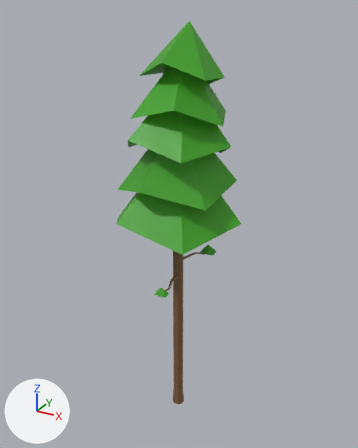
Renders of the Blender file Blenderfiles/Pinienbaum.blend from each side of a commit.
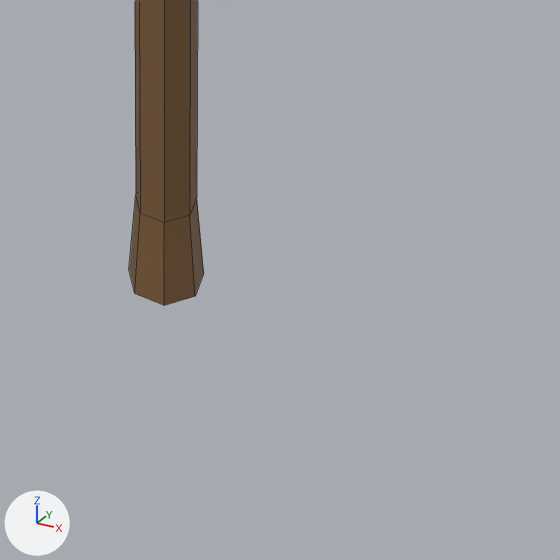
There are two pictures of each version: one whole from a 50 mm lens placed at (1.066, -1.917, 1.464), pointed at (-0.007, 0.033, 0.489), one close up on the part from 43% to 66% of the width and 80% to 99% of the height. Arrows for +X, +Y and +Z are at lower left; the lights stay in place. The close-ups show mesh edges as thin lines.

Names of what the first close-up shows: 'Tree_02'.
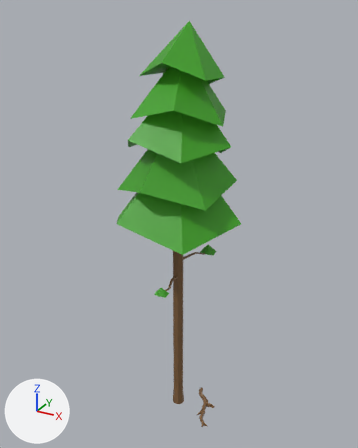
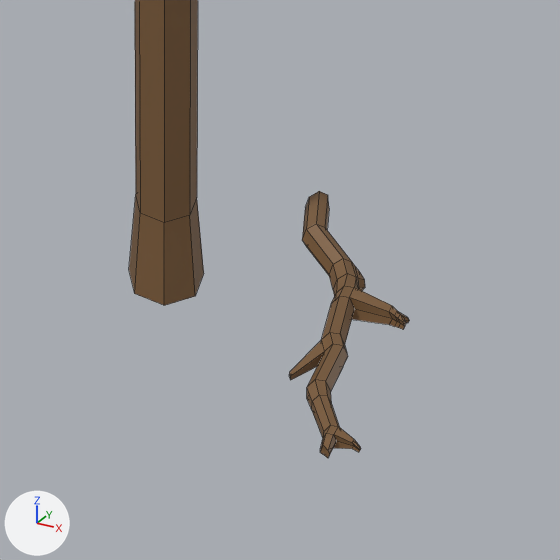
Diff of the bpy script that builds the scene:
```diff
--- a/Blenderfiles/Pinienbaum.blend.py
+++ b/Blenderfiles/Pinienbaum.blend.py
@@ me_cylinder_001 @@
+me_cylinder_001.from_pydata(...)  # 149 vertices, 144 faces; spans x -0.35..0.27, y -1.16..0.97, z -1.98..2.51
+me_cylinder_001.materials.append(mat_braun)  # brown #7f5e3c
@@ ob_branch_01 @@
+ob_branch_01 = bpy.data.objects.new('Branch_01', me_cylinder_001)
+ob_branch_01.location = (0.1748, 0.0, -0.5463)
+ob_branch_01.rotation_euler = (0.921, 1.571, 0.0)  # degrees (53, 90, 0)
+ob_branch_01.scale = (0.0503, 0.0503, 0.061)
```

Where the change shows, as pixel boxes (x1, y1, x2, y2) in the close-ups (560 x 560 px):
'Branch_01', added (brown)
    after: (289, 191, 409, 458)
